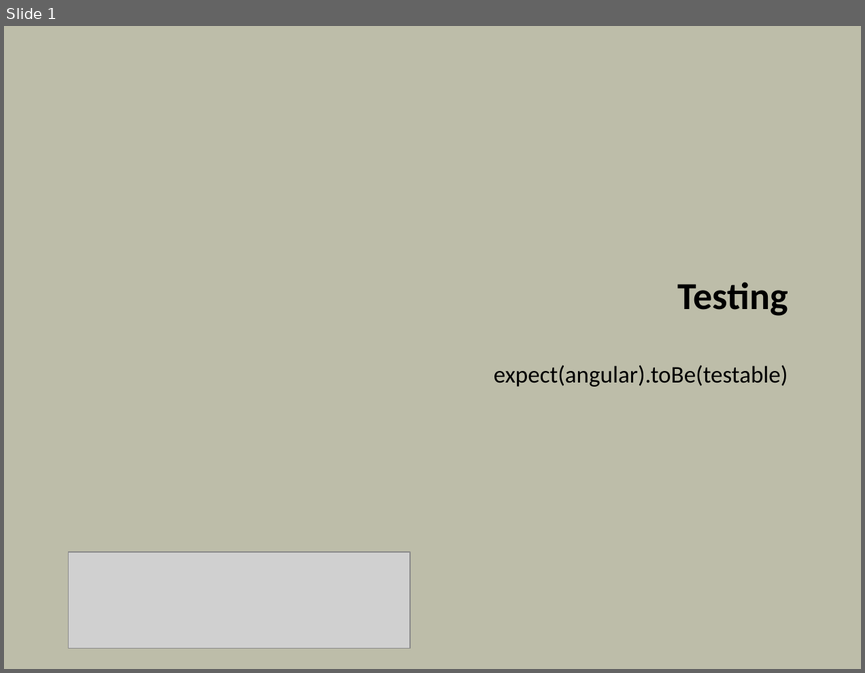
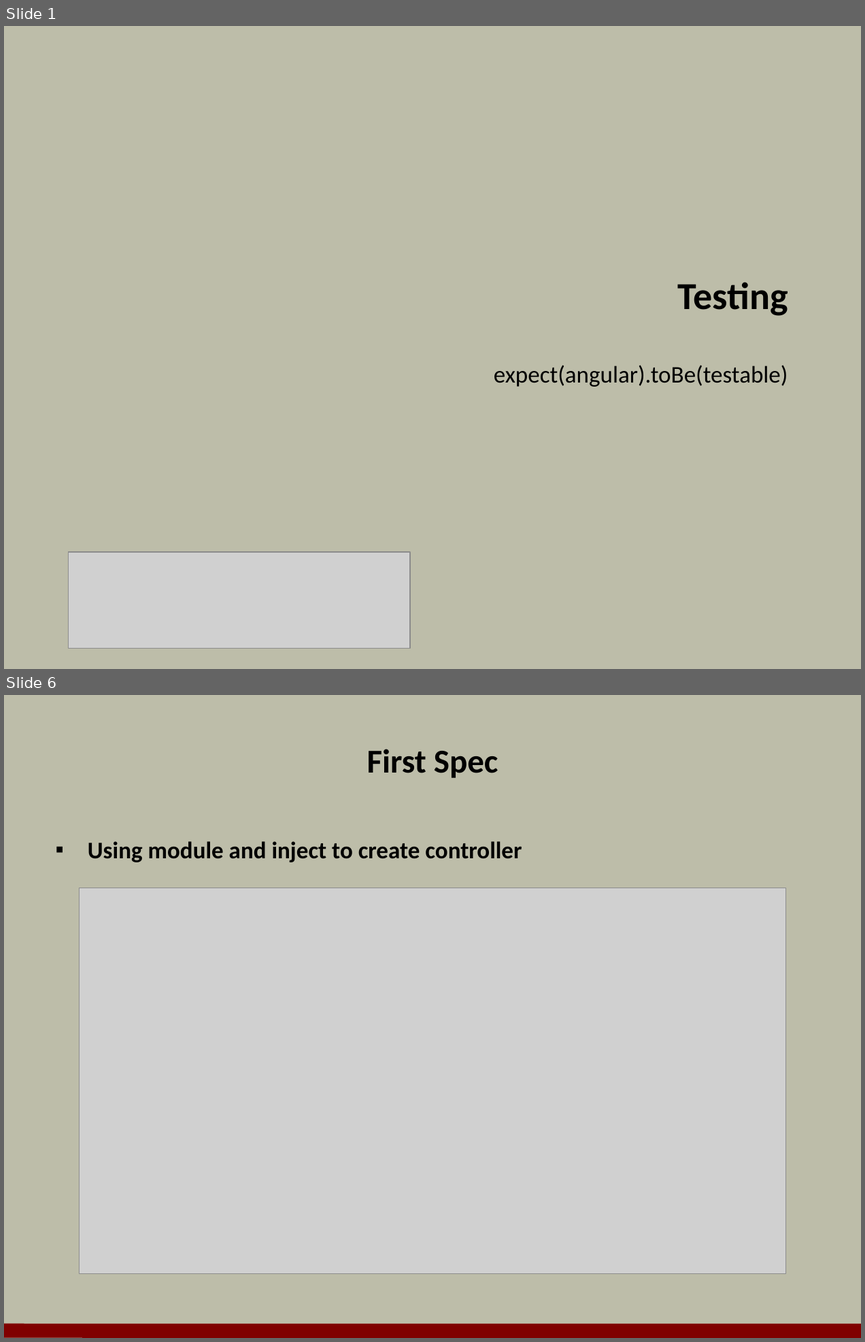
Before and after one commit to OdeToCode/classes, a slide deck: angularjs/slides/06_Testing.pptx. Shown one above the other, each under a label of ours: slide 1 before the commit, slides 1 and 6 after it; the slides between them are not shown. The pictures are 865x673 and 865x1342 pixels, drawn with LibreOffice and Linux fonts; fonts in the diff are those of the drawing; grey boxes stand for pictures; background and template pictures are left out. Boxes give left, top, right and bottom in pixels: in the first picture for what was removed or moved away, otherwise in the second. Text is boxed around its words. In the diff, an @@ line names an element or a change of style, - is before the commit and + after.

Commit message:
testing module

```diff
--- a/angularjs/slides/06_Testing.pptx
+++ b/angularjs/slides/06_Testing.pptx
@@ slide 6 added at [4, 695, 861, 1338], background #BDBDA9 @@
@@ title added at [367, 749, 498, 778], 28 pt, text #000000, bold @@
+First Spec
@@ text added at [88, 841, 521, 862], 20 pt, text #000000, bold @@
+▪ Using module and inject to create controller
@@ picture added at [79, 888, 786, 1273] @@
@@ line added from (4, 1330) to (861, 1331), #800000 12 pt @@
```
Also in this commit, not shown: 9 other slides added, 1 slide removed, 44 other files.
